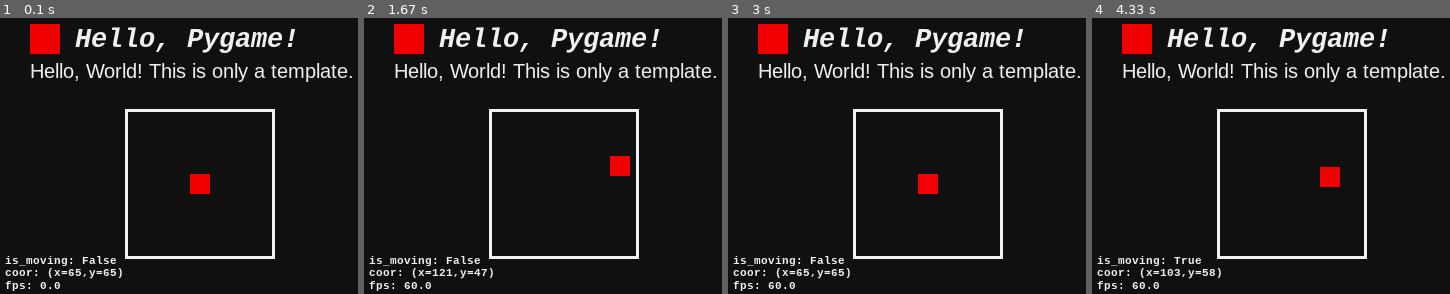
Above: before the commit, frames 1-4 (left to right).
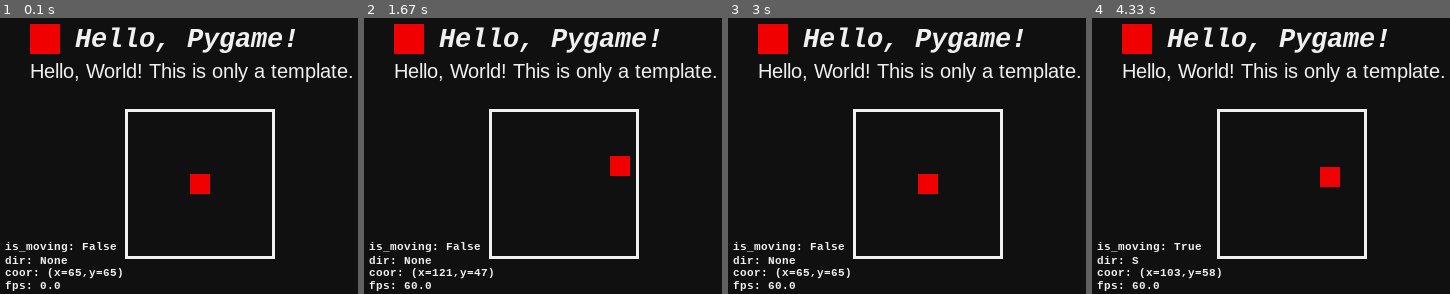
Above: after the commit, the same moments.

Repository: BynJerL/Pygame-Experiment
Game: pygame game, started from hello_world.py
Same seed, same stepped clock (60 frames per second), same inputs: the game is played once before the commit and once after it.
Inputs:
- Up to frame 1 (0.1 s): no input
- Up to frame 2 (1.67 s): hold Right 0.33-0.8 s; hold Up 0.83-1.13 s; hold Right 1.17-1.63 s
- Up to frame 3 (3 s): hold Left 1.67-2.2 s; hold Down 2.23-2.53 s; hold Left 2.57-2.97 s
- Up to frame 4 (4.33 s): hold Up 3-3.37 s; hold Right 3.4-4.03 s; hold Down from 4.07 s (still down)

The runs differ from the first frame. In frame 1, 0.8% of the frame differs, in the area x 1-33%, y 81-90%; in frame 2, 0.8%; in frame 3, 0.8%; in frame 4, 0.8%.

Commit message:
Refactor player movement logic and add direction tracking.

Diff:
--- a/hello_world.py
+++ b/hello_world.py
@@ -6,9 +6,11 @@
         self.height = height
         self.posX = 75 - width // 2
         self.posY = 75 - height // 2
+        self.lastX = self.posX
+        self.lastY = self.posY
 
         self.isMoving = False
-        self.moveDirection = None
+        self.direction = None
 
     def draw(self):
         leftLimit = WINDOW_WIDTH // 2 - 75
@@ -36,9 +38,36 @@
         self.posY = min(150 - self.height, self.posY + 1)
         self.isMoving = True
 
+    def getLastCoor(self):
+        self.lastX = self.posX
+        self.lastY = self.posY
+
+    def getDirection(self):
+        dx = self.posX - self.lastX
+        dy = self.posY - self.lastY
+
+        if dx == 0 and dy == 0:
+            self.direction = None
+        elif dx == 1 and dy == 0:
+            self.direction = "E"
+        elif dx == 1 and dy == 1:
+            self.direction = "SE"
+        elif dx == 0 and dy == 1:
+            self.direction = "S"
+        elif dx == -1 and dy == 1:
+            self.direction = "SW"
+        elif dx == -1 and dy == 0:
+            self.direction = "W"
+        elif dx == -1 and dy == -1:
+            self.direction = "NW"
+        elif dx == 0 and dy == -1:
+            self.direction = "N"
+        elif dx == 1 and dy == -1:
+            self.direction = "NE"
+
     def idling(self):
         self.isMoving = False
-        self.moveDirection = None
+        self.direction = None
 
 # SETUPS
 WINDOW_CAPTION = "Hello Pygame"
@@ -91,7 +120,7 @@
         if event.type == pg.QUIT:
             isRunning = False
 
-    player.idling()
+    player.getLastCoor()
 
     keys = pg.key.get_pressed()
     if keys[pg.K_UP]:
@@ -103,7 +132,13 @@
     if keys[pg.K_RIGHT]:
         player.moveRight()
 
-    root.blit(subText.render(f"is_moving: {player.isMoving}  ", True, BASE_TEXT_COLOR, BASE_BG_COLOR),  (5, WINDOW_HEIGHT - 40))
+    player.getDirection()
+
+    if player.direction == None:
+        player.isMoving = False
+
+    root.blit(subText.render(f"is_moving: {player.isMoving}  ", True, BASE_TEXT_COLOR, BASE_BG_COLOR),  (5, WINDOW_HEIGHT - 54))
+    root.blit(subText.render(f"dir: {player.direction}   ", True, BASE_TEXT_COLOR, BASE_BG_COLOR),  (5, WINDOW_HEIGHT - 40))
     root.blit(subText.render(f"coor: (x={player.posX},y={player.posY})      ", True, BASE_TEXT_COLOR, BASE_BG_COLOR), (5, WINDOW_HEIGHT - 28))
 
     root.fill(BASE_BG_COLOR, arena)
